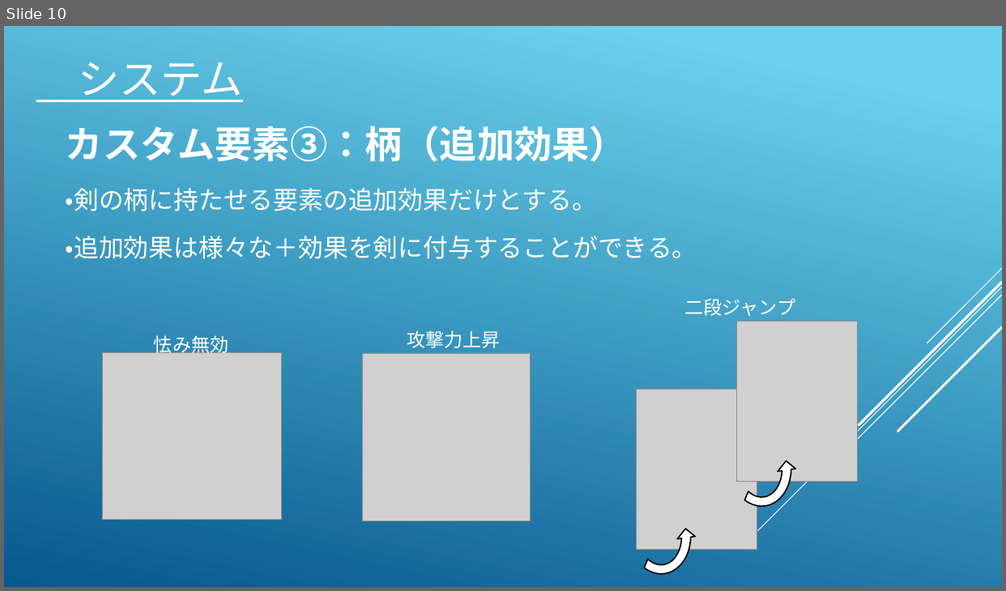
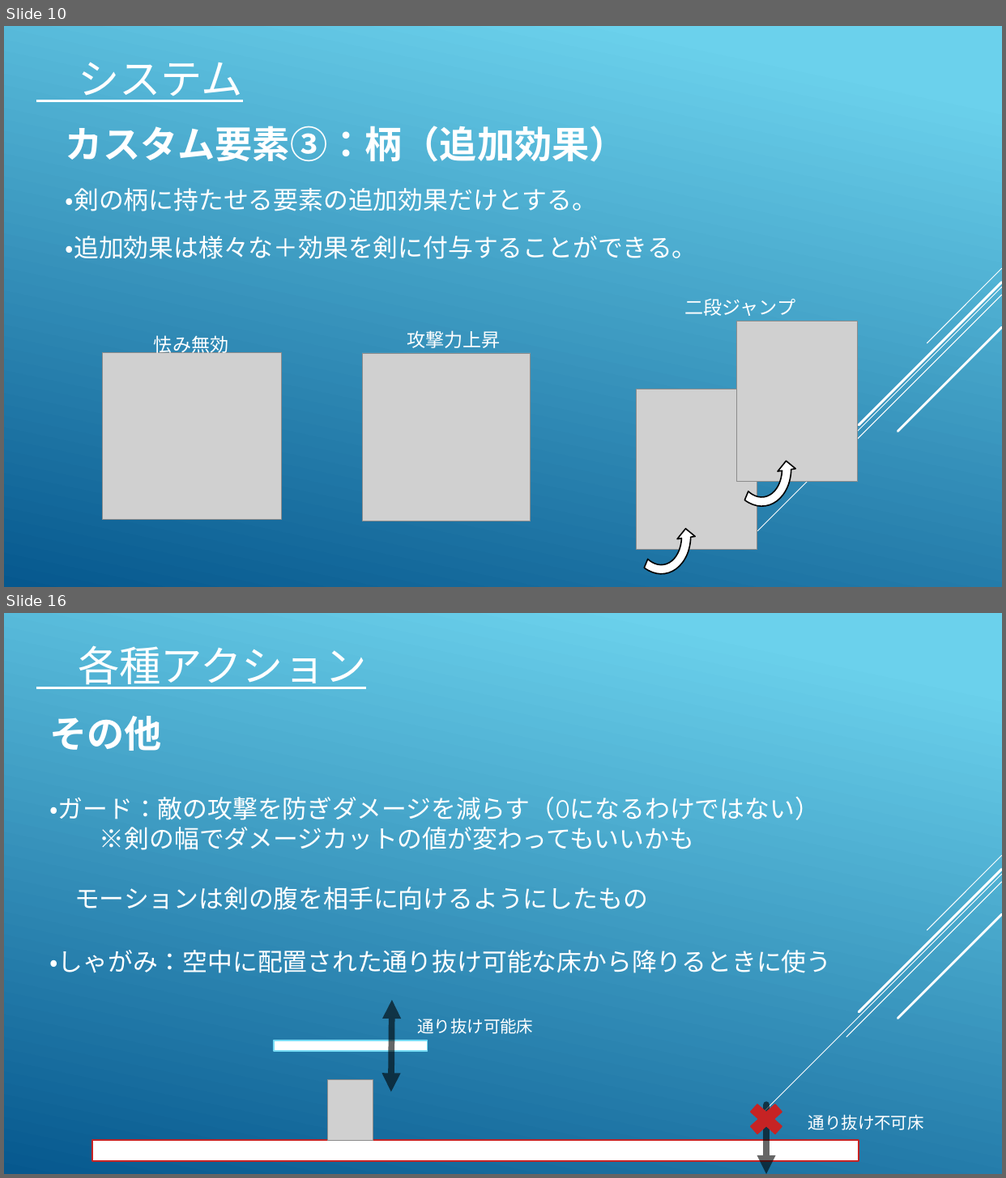
Before and after one commit to koike0723/Aso2020Winter, a slide deck: 企画書.pptx. Shown one above the other, each under a label of ours: slide 10 before the commit, slides 10 and 16 after it; the slides between them are not shown. The pictures are 1006x591 and 1006x1178 pixels, drawn with LibreOffice and Linux fonts; fonts in the diff are those of the drawing; grey boxes stand for pictures. Boxes give left, top, right and bottom in pixels: in the first picture for what was removed or moved away, otherwise in the second. Text is boxed around its words. In the diff, an @@ line names an element or a change of style, - is before the commit and + after.

Commit message:
企画書の完成 ボタン入力が入り続けるのを修正

```diff
--- a/企画書.pptx
+++ b/企画書.pptx
@@ slide 16 added at box(4, 613, 1002, 1174), background gradient #6ED2EB to #06588E; not listed: 5 template elements that a slide beside it also shows @@
@@ text added at box(78, 645, 366, 689), 40 pt, text #FFFFFF, underline @@
+各種アクション
@@ text added at box(49, 716, 162, 751), 36 pt, text #FFFFFF, bold @@
+その他
@@ text added at box(49, 797, 820, 910), 24 pt, text #FFFFFF @@
+・ガード：敵の攻撃を防ぎダメージを減らす（0になるわけではない）
+※剣の幅でダメージカットの値が変わってもいいかも
+モーションは剣の腹を相手に向けるようにしたもの
@@ text added at box(49, 950, 831, 973), 24 pt, text #FFFFFF @@
+・しゃがみ：空中に配置された通り抜け可能な床から降りるときに使う
@@ double arrow added from (392, 1000) to (391, 1093), #000000 6 pt @@
@@ text added at box(417, 1018, 533, 1034), 16 pt, text #FFFFFF @@
+通り抜け可能床
@@ rectangle added at box(274, 1041, 427, 1052), fill #FFFFFF, outline #76DBF4 1.25 pt @@
@@ picture added at box(328, 1080, 373, 1140) @@
@@ cross added at box(743, 1098, 790, 1140), fill #C62324, outline #C62324 1.25 pt @@
@@ arrow added from (766, 1105) to (766, 1174), #000000 6 pt @@
@@ text added at box(808, 1114, 924, 1131), 16 pt, text #FFFFFF @@
+通り抜け不可床
@@ rectangle added at box(92, 1141, 859, 1161), fill #FFFFFF, outline #C62324 1.25 pt @@
```
Also in this commit, not shown: 5 slides changed, 7 other slides added, 8 slides removed, 8 other files.
